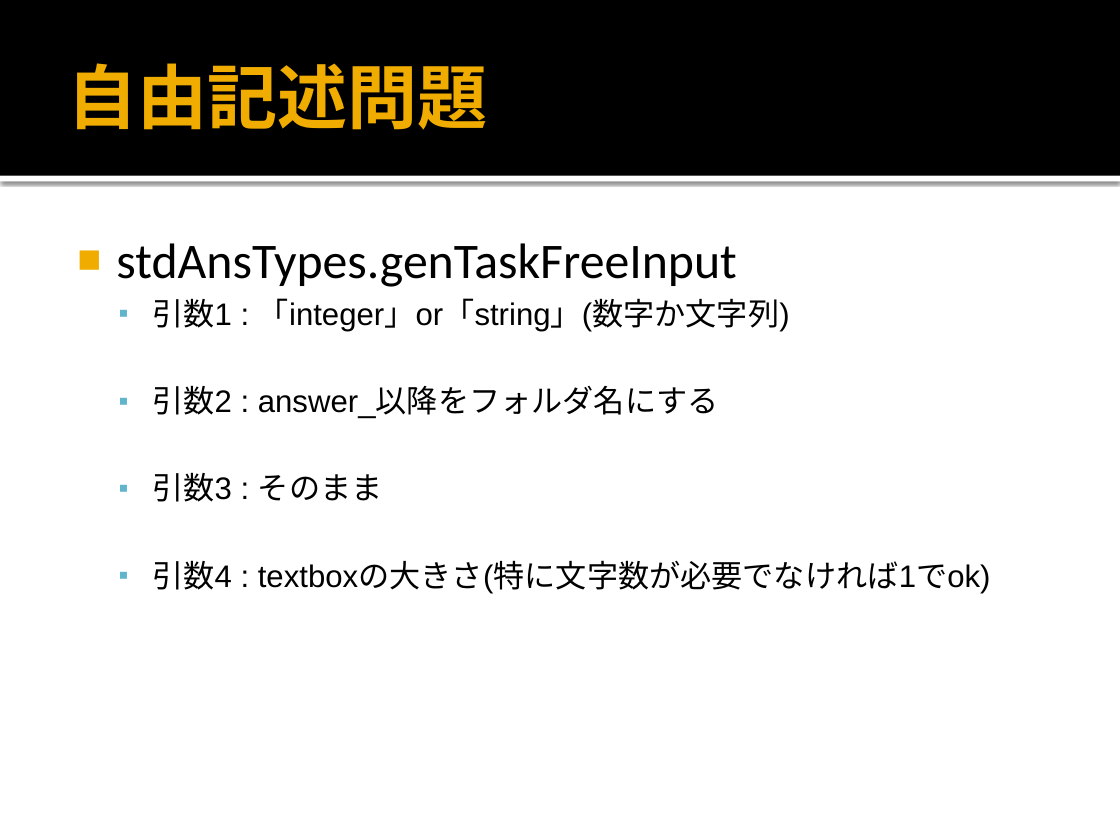
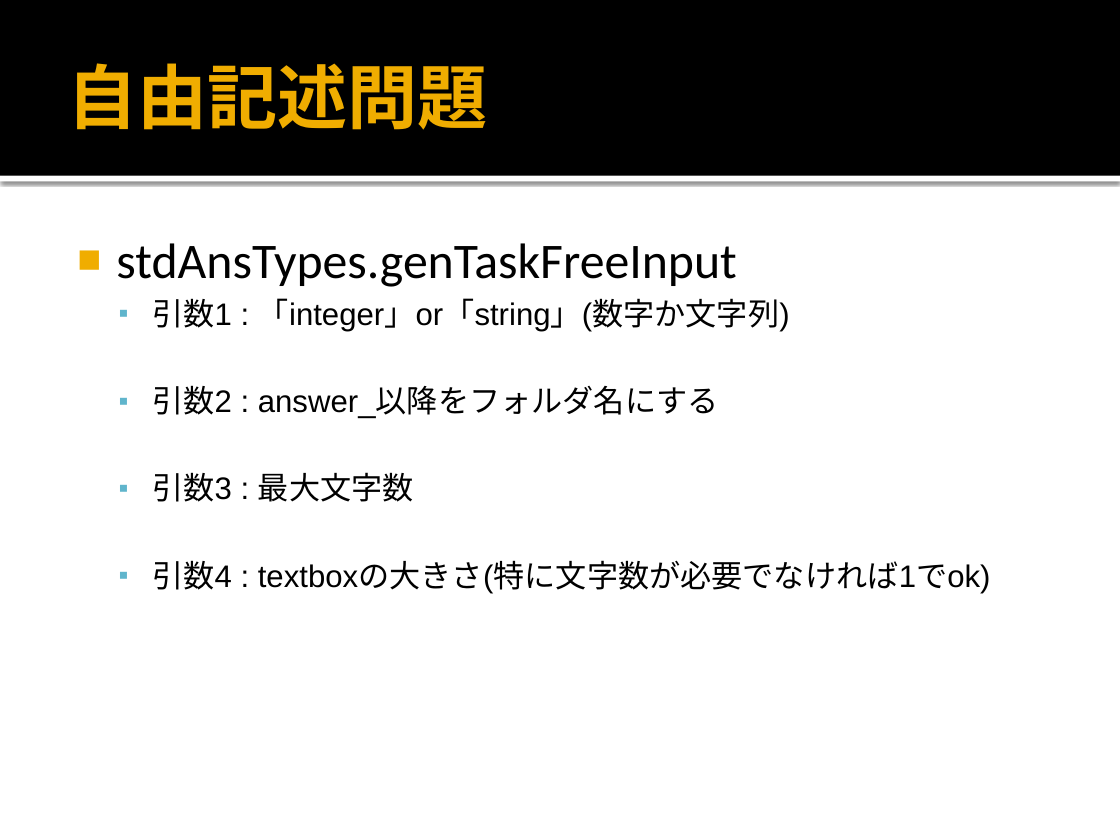
Before and after one commit to BebrasTeam/Bebras-Share, a slide deck: slide 6 of Document/task_document.pptx. Drawn at 1120x840 pixels with LibreOffice and Linux fonts; fonts in the diff are those of the drawing. Boxes give left, top, right and bottom in pixels: in the first picture for what was removed or moved away, otherwise in the second. Text is boxed around its words. In the diff, an @@ line names an element or a change of style, - is before the commit and + after.

```diff
--- a/Document/task_document.pptx
+++ b/Document/task_document.pptx
@@ text at bbox=[152, 472, 414, 502]: text changed @@
-  ▪ 引数3 : そのまま
+  ▪ 引数3 : 最大文字数
```
Also in this commit, not shown: 3 other slides changed, 1 slide added, 2 other files.
